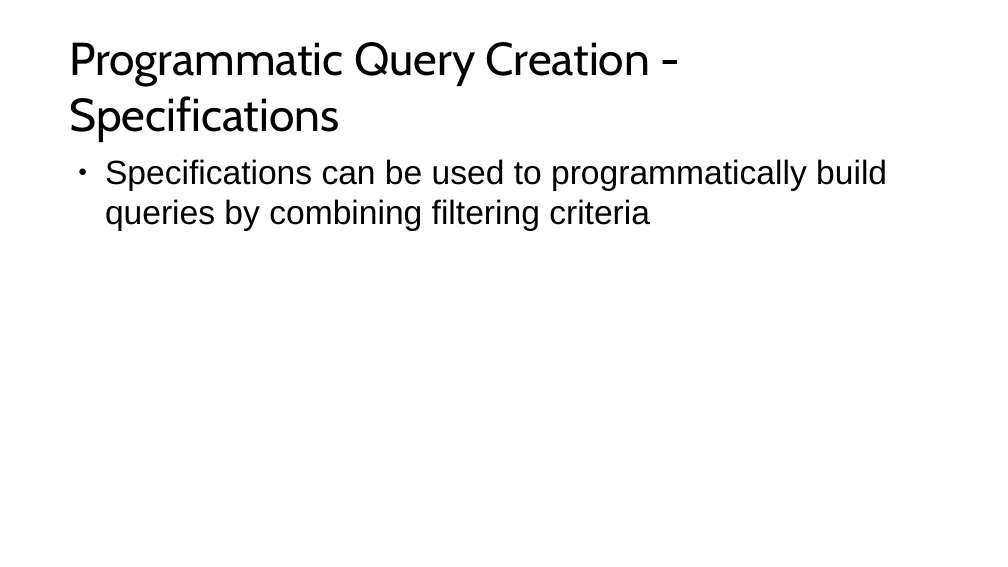
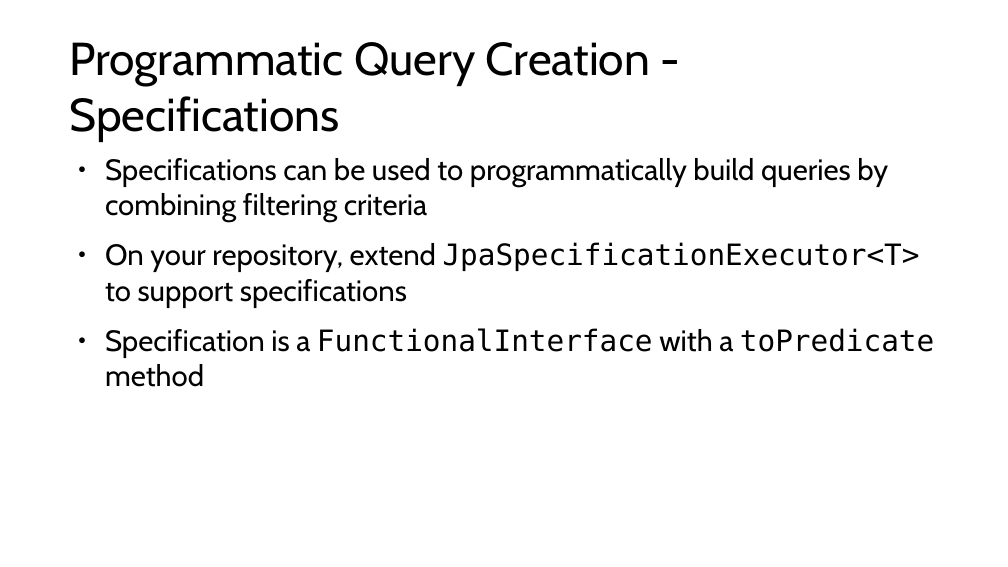
Before and after one commit to jordanschroedervertafore/spring-data-jpa, a slide deck: slide 22 of spring data jpa.pptx (slide 20 before the commit). Drawn at 1008x567 pixels with LibreOffice and Linux fonts; fonts in the diff are those of the drawing. Boxes give left, top, right and bottom in pixels: in the first picture for what was removed or moved away, otherwise in the second. Text is boxed around its words. In the diff, an @@ line names an element or a change of style, - is before the commit and + after.

```diff
--- a/spring data jpa.pptx
+++ b/spring data jpa.pptx
@@ text at (105, 158, 888, 222): size 32 to 28 pt, font Arial to Cabin in "Specifications can be used to programmatically build ..." @@
@@ text at (105, 242, 934, 387): paragraphs added @@
+● On your repository, extend JpaSpecificationExecutor<T> to support specifications
+● Specification is a FunctionalInterface with a toPredicate method
```
Also in this commit, not shown: 12 other slides changed, 8 slides added, 7 slides removed, 23 other files.
